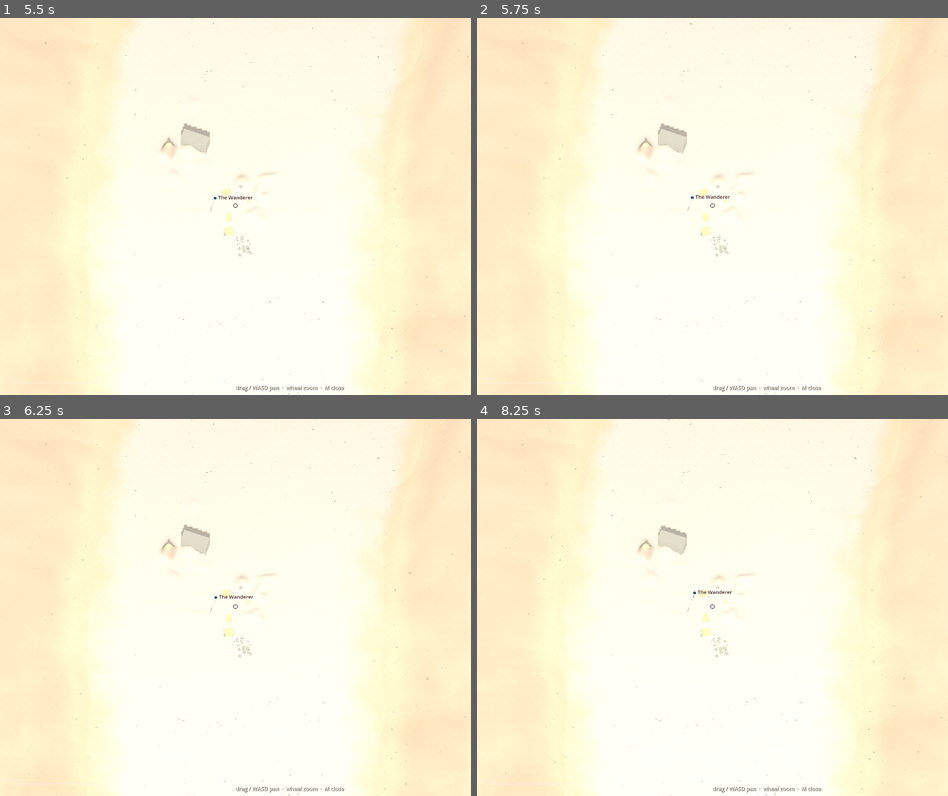
Above: before the commit, frames 1-4 (two rows, left to right).
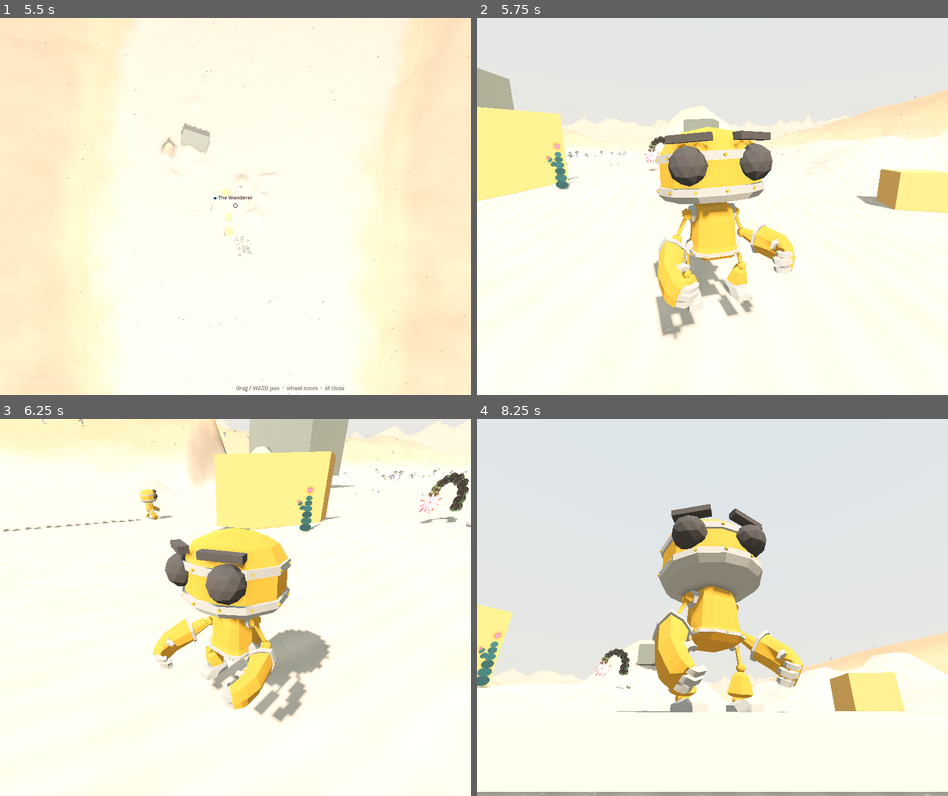
Above: after the commit, the same moments.

Repository: nicco-b/valley
Game: Godot game, scene res://game/world/valley.tscn
Same seed, same stepped clock (60 frames per second), same inputs: the game is played once before the commit and once after it.
Inputs (mouse positions are in pixels of both pictures, inside the frame that each line leads up to):
- Up to frame 1 (5.5 s): tap Enter at 0.5 s; move the mouse to (259, 206) at 0.52 s; hold E (god_up) 0.53-4.25 s; tap C (sit) at 0.6, 1.55, 2.3, 3.05, 3.8, 5.3 s; click (259, 206) at 0.67 s; tap Space (jump) at 0.77, 1.07, 1.52, 1.82, 3.02, 3.32, 3.77, 4.07, 5 s; move the mouse to (211, 206) at 1.27 s; tap ] (brush_bigger) at 1.35 s; click (211, 206) at 1.42 s; move the mouse to (244, 198) at 2.02 s; hold [ (brush_smaller) 2.03-2.78 s; click (244, 198) at 2.17 s; move the mouse to (230, 214) at 2.77 s; tap Tab (god_tool) at 2.85 s; click (230, 214) at 2.92 s; move the mouse to (268, 210) at 3.52 s; hold Z (god_undo) 3.53-4.25 s; click (268, 210) at 3.67 s; tap M (map) at 4.15 s; drag from (94, 149) to (164, 112) at 4.27 s; move the mouse to (259, 206) at 5.02 s; hold Q (god_down) from 5.03 s (still down); hold Shift (sprint) from 5.03 s (still down); click (259, 206) at 5.17 s
- Up to frame 2 (5.75 s): keep holding Q (god_down); keep holding Shift (sprint); tap Escape (ui_cancel) at 5.65 s
- Up to frame 3 (6.25 s): release Q (god_down) at 5.75 s; release Shift (sprint) at 5.75 s; drag from (164, 513) to (141, 626) at 5.77 s
- Up to frame 4 (8.25 s): move the mouse to (816, 588) at 6.52 s; hold E (god_up) 6.53-7.25 s; tap C (sit) at 6.6 s; click (816, 588) at 6.67 s; tap Space (jump) at 6.77, 7.07 s; drag from (618, 626) to (688, 682) at 7.27 s; move the mouse to (759, 524) at 8.02 s; hold Q (god_down) from 8.03 s (still down); hold [ (brush_smaller) from 8.03 s (still down); click (759, 524) at 8.17 s

Frame 1 is identical in both runs. In frame 2, 59% of the frame differs, in the area x 0-100%, y 0-100%; in frame 3, 58%; in frame 4, 78%.

Commit message:
G1: pause menu, settings, save & quit
Esc pauses the world properly (tree pause): panel with resume, master
volume, mouse sensitivity, fullscreen toggle, save & quit. Preferences
persist to user://settings.json separate from saves. Esc closes the map
when it's open; god mode keeps its own Esc. Player look respects the
sensitivity setting. Real-game backlog (G1-G7) logged in FOUNDATIONS.

Co-Authored-By: Claude Fable 5 <noreply@anthropic.com>

Diff:
--- a/game/player/player.gd
+++ b/game/player/player.gd
@@ -66,16 +66,16 @@
 
 func _unhandled_input(event: InputEvent) -> void:
 	if event is InputEventMouseMotion and Input.mouse_mode == Input.MOUSE_MODE_CAPTURED:
-		_rig.rotation.y -= event.relative.x * MOUSE_SENSITIVITY
+		var sens := MOUSE_SENSITIVITY * Settings.mouse_sensitivity
+		_rig.rotation.y -= event.relative.x * sens
 		_arm.rotation.x = clampf(
-			_arm.rotation.x - event.relative.y * MOUSE_SENSITIVITY, PITCH_MIN, PITCH_MAX
+			_arm.rotation.x - event.relative.y * sens, PITCH_MIN, PITCH_MAX
 		)
 	elif event.is_action_pressed("interact") and _target:
 		_target.interact(self)
-	elif event.is_action_pressed("ui_cancel"):
-		Input.mouse_mode = Input.MOUSE_MODE_VISIBLE
 	elif event is InputEventMouseButton and event.pressed \
-			and Input.mouse_mode != Input.MOUSE_MODE_CAPTURED:
+			and Input.mouse_mode != Input.MOUSE_MODE_CAPTURED \
+			and not PauseMenu.paused:
 		Input.mouse_mode = Input.MOUSE_MODE_CAPTURED
 
 
--- /dev/null
+++ b/game/ui/pause_menu.gd
@@ -0,0 +1,125 @@
+extends CanvasLayer
+## Pause menu (autoload). Esc pauses the world (tree pause); panel offers
+## resume, settings, save & quit. Esc in the map closes the map; god mode
+## keeps its own Esc behavior.
+
+const INK := Color(0.30, 0.17, 0.16)
+const CREAM := Color(0.96, 0.93, 0.865)
+
+var paused := false
+
+var _volume: HSlider
+var _sensitivity: HSlider
+var _fullscreen: CheckButton
+
+
+func _ready() -> void:
+	layer = 20
+	process_mode = Node.PROCESS_MODE_ALWAYS
+	visible = false
+	_build_ui()
+
+
+func _unhandled_input(event: InputEvent) -> void:
+	if not event.is_action_pressed("ui_cancel"):
+		return
+	if GodMode.active:
+		return  # god mode owns Esc while flying
+	if MapScreen.active:
+		MapScreen._close()
+		return
+	toggle()
+
+
+func toggle() -> void:
+	paused = not paused
+	get_tree().paused = paused
+	visible = paused
+	Input.mouse_mode = Input.MOUSE_MODE_VISIBLE if paused else Input.MOUSE_MODE_CAPTURED
+
+
+func _build_ui() -> void:
+	var dim := ColorRect.new()
+	dim.color = Color(0.08, 0.06, 0.08, 0.72)
+	dim.set_anchors_preset(Control.PRESET_FULL_RECT)
+	add_child(dim)
+
+	var center := CenterContainer.new()
+	center.set_anchors_preset(Control.PRESET_FULL_RECT)
+	add_child(center)
+
+	var panel := PanelContainer.new()
+	var style := StyleBoxFlat.new()
+	style.bg_color = CREAM
+	style.border_color = Color(0.45, 0.32, 0.24)
+	style.set_border_width_all(3)
+	style.set_corner_radius_all(6)
+	style.set_content_margin_all(26)
+	panel.add_theme_stylebox_override("panel", style)
+	center.add_child(panel)
+
+	var vbox := VBoxContainer.new()
+	vbox.custom_minimum_size = Vector2(340, 0)
+	vbox.add_theme_constant_override("separation", 12)
+	panel.add_child(vbox)
+
+	var title := Label.new()
+	title.text = "Valley"
+	title.horizontal_alignment = HORIZONTAL_ALIGNMENT_CENTER
+	title.add_theme_font_size_override("font_size", 24)
+	title.add_theme_color_override("font_color", INK)
+	vbox.add_child(title)
+
+	vbox.add_child(_button("Resume", toggle))
+
+	vbox.add_child(_label("Volume"))
+	_volume = _slider(0.0, 1.0, Settings.master_volume, func(v: float) -> void:
+		Settings.master_volume = v
+		Settings.apply()
+		Settings.save())
+	vbox.add_child(_volume)
+
+	vbox.add_child(_label("Mouse sensitivity"))
+	_sensitivity = _slider(0.3, 2.0, Settings.mouse_sensitivity, func(v: float) -> void:
+		Settings.mouse_sensitivity = v
+		Settings.save())
+	vbox.add_child(_sensitivity)
+
+	_fullscreen = CheckButton.new()
+	_fullscreen.text = "Fullscreen"
+	_fullscreen.button_pressed = Settings.fullscreen
+	_fullscreen.add_theme_color_override("font_color", INK)
+	_fullscreen.toggled.connect(func(on: bool) -> void:
+		Settings.fullscreen = on
+		Settings.apply()
+		Settings.save())
+	vbox.add_child(_fullscreen)
+
+	vbox.add_child(_button("Save & Quit", func() -> void:
+		SaveGame.save_game()
+		get_tree().quit()))
+
+
+func _button(text: String, action: Callable) -> Button:
+	var b := Button.new()
+	b.text = text
+	b.pressed.connect(action)
+	return b
+
+
+func _label(text: String) -> Label:
+	var l := Label.new()
+	l.text = text
+	l.add_theme_font_size_override("font_size", 13)
+	l.add_theme_color_override("font_color", INK)
+	return l
+
+
+func _slider(vmin: float, vmax: float, value: float, on_change: Callable) -> HSlider:
+	var s := HSlider.new()
+	s.min_value = vmin
+	s.max_value = vmax
+	s.step = 0.05
+	s.value = value
+	s.value_changed.connect(on_change)
+	return s
--- /dev/null
+++ b/game/ui/settings.gd
@@ -0,0 +1,38 @@
+extends Node
+## Settings (autoload): user preferences, persisted to user://settings.json
+## (separate from save games — preferences belong to the player, not the
+## playthrough). Applied on load and on change.
+
+const PATH := "user://settings.json"
+
+var master_volume := 0.8
+var mouse_sensitivity := 1.0
+var fullscreen := false
+
+
+func _ready() -> void:
+	if FileAccess.file_exists(PATH):
+		var data = JSON.parse_string(FileAccess.get_file_as_string(PATH))
+		if data is Dictionary:
+			master_volume = float(data.get("master_volume", master_volume))
+			mouse_sensitivity = float(data.get("mouse_sensitivity", mouse_sensitivity))
+			fullscreen = bool(data.get("fullscreen", fullscreen))
+	apply()
+
+
+func apply() -> void:
+	AudioServer.set_bus_volume_db(0, linear_to_db(clampf(master_volume, 0.0001, 1.0)))
+	if DisplayServer.get_name() != "headless":
+		DisplayServer.window_set_mode(
+			DisplayServer.WINDOW_MODE_FULLSCREEN if fullscreen
+			else DisplayServer.WINDOW_MODE_WINDOWED
+		)
+
+
+func save() -> void:
+	var file := FileAccess.open(PATH, FileAccess.WRITE)
+	file.store_string(JSON.stringify({
+		"master_volume": master_volume,
+		"mouse_sensitivity": mouse_sensitivity,
+		"fullscreen": fullscreen,
+	}, "\t"))
--- a/project.godot
+++ b/project.godot
@@ -35,6 +35,8 @@
 HotReload="*res://game/dev/hot_reload.gd"
 MapScreen="*res://game/ui/map_screen.gd"
 SaveGame="*res://game/save/save_manager.gd"
+Settings="*res://game/ui/settings.gd"
+PauseMenu="*res://game/ui/pause_menu.gd"
 
 [shader_globals]
 
Not shown, added: game/ui/pause_menu.gd.uid
Not shown, added: game/ui/settings.gd.uid
Not shown, changed: docs/FOUNDATIONS.md
